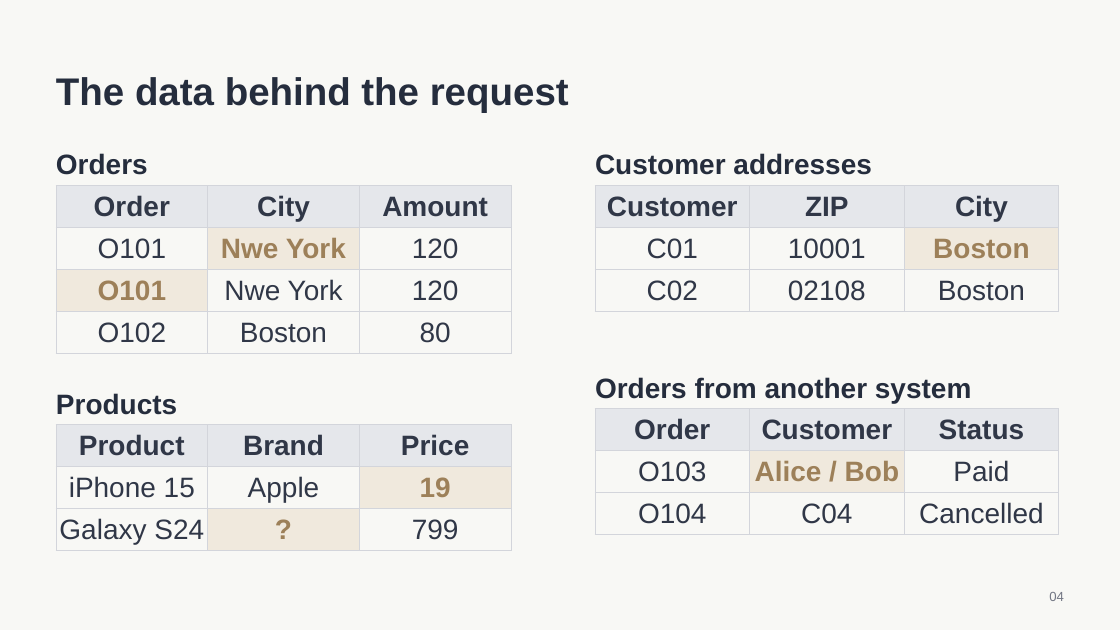
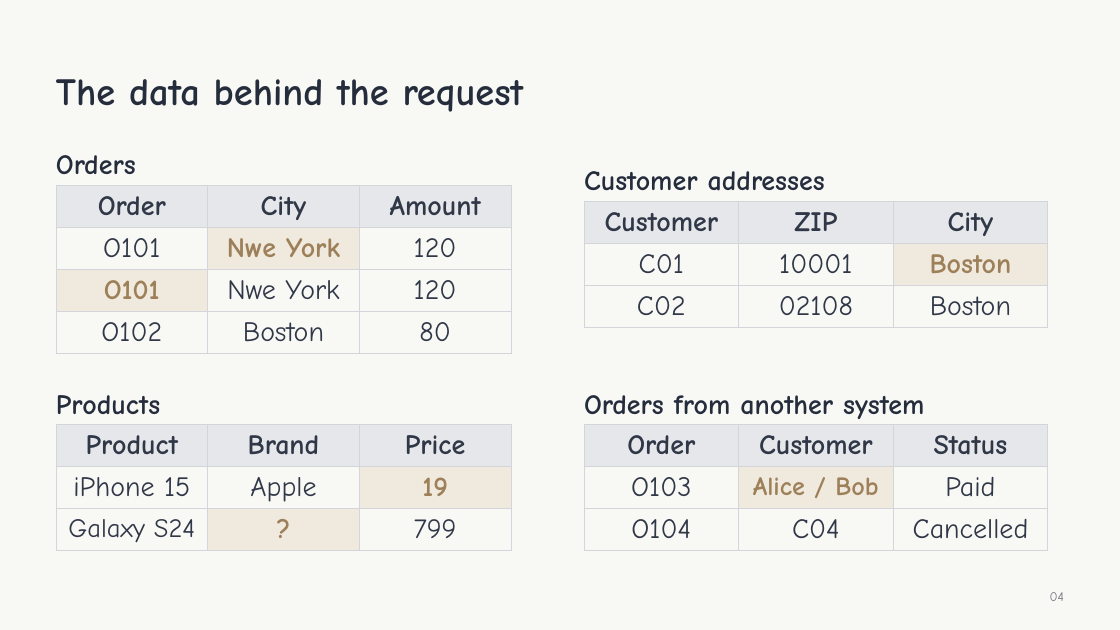
Before and after one commit to XanderZhou2022/Knowledge-Guided-Data-Cleaning, a slide deck: slide 4 of slides.pptx. Drawn at 1120x630 pixels with LibreOffice and Linux fonts; fonts in the diff are those of the drawing. Boxes give left, top, right and bottom in pixels: in the first picture for what was removed or moved away, otherwise in the second. Text is boxed around its words. In the diff, an @@ line names an element or a change of style, - is before the commit and + after.

Commit message:
Adopt Comic Sans presentation as the final version

```diff
--- a/slides.pptx
+++ b/slides.pptx
@@ font Arial to Comic Neue in 6 elements at (56, 79, 524, 112), (56, 155, 136, 174), (56, 395, 160, 415), (1050, 592, 1064, 601), (584, 395, 924, 419), (584, 171, 825, 191) @@
@@ text "Customer addresses": place and size @@
-text "Customer addresses" at (595, 153, 872, 175)
+text "Customer addresses" at (584, 171, 825, 191)
@@ table at (56, 186, 513, 354) @@
@@ font Arial to Comic Neue @@
@@ table at (584, 202, 1048, 328) @@
@@ font Arial to Comic Neue @@
@@ table: place and size @@
-table at (595, 186, 1059, 305)
+table at (584, 202, 1048, 328)
@@ text "Orders from another system": place and size @@
-text "Orders from another system" at (595, 377, 971, 403)
+text "Orders from another system" at (584, 395, 924, 419)
@@ table at (56, 424, 513, 550) @@
@@ font Arial to Comic Neue @@
@@ size 24 to 22.8 pt in "Galaxy S24" @@
@@ table at (584, 424, 1048, 550) @@
@@ font Arial to Comic Neue @@
@@ size 24 to 22.5 pt in "Alice / Bob" @@
@@ table: place and size @@
-table at (595, 408, 1059, 528)
+table at (584, 424, 1048, 550)
```
Also in this commit, not shown: 51 other slides changed, 1 other file.
